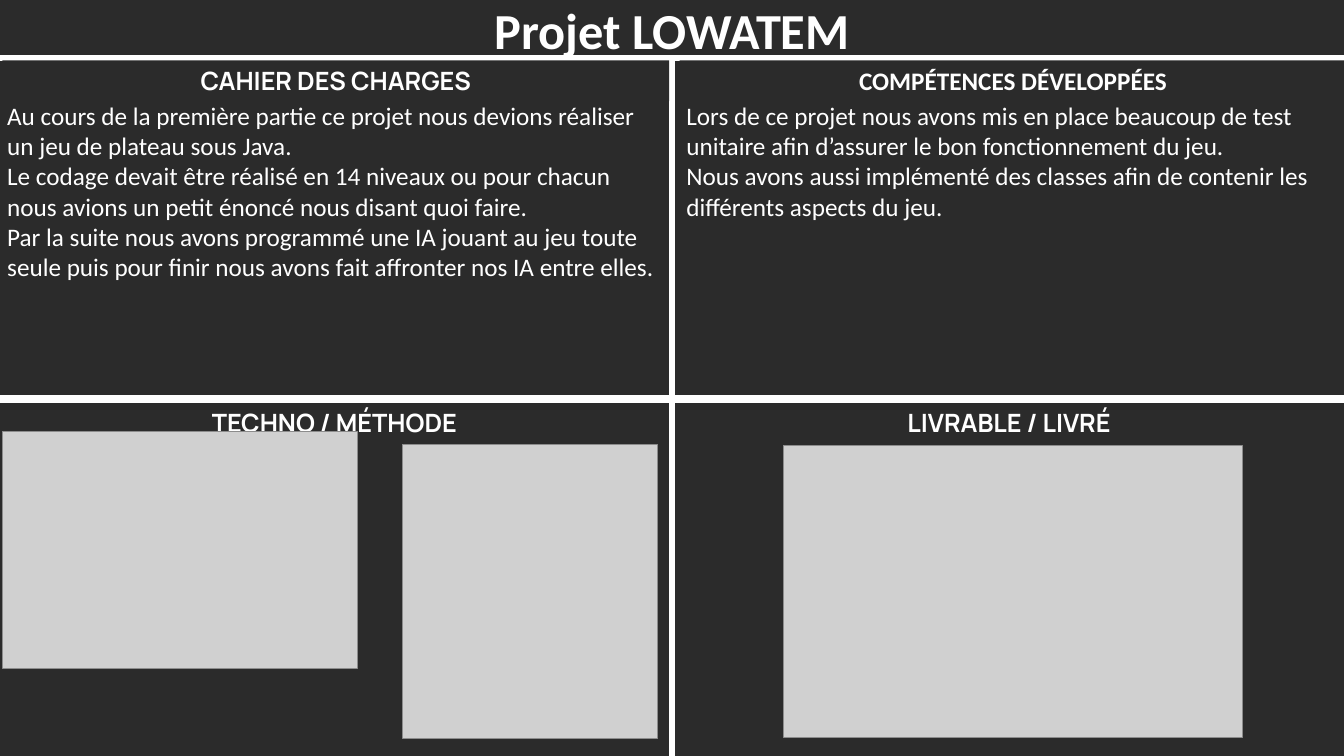
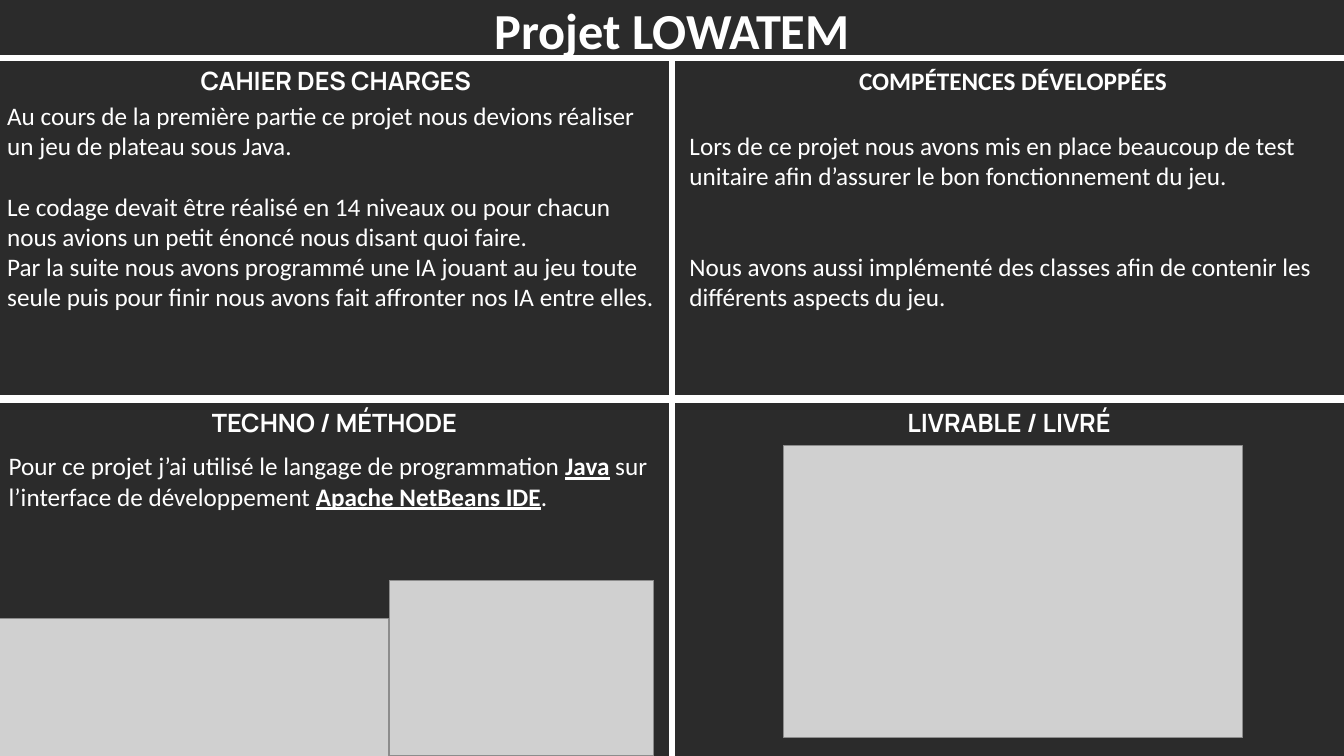
Before and after one commit to EdouardSence/portfolio, a slide deck: slide 1 of RETEX/projet lowatem.pptx. Drawn at 1344x756 pixels with LibreOffice and Linux fonts; fonts in the diff are those of the drawing; grey boxes stand for pictures; background and template pictures are left out; a plain dark background stands for a picture behind light text. Boxes give left, top, right and bottom in pixels: in the first picture for what was removed or moved away, otherwise in the second. Text is boxed around its words. In the diff, an @@ line names an element or a change of style, - is before the commit and + after.

Commit message:
projet poste

```diff
--- a/RETEX/projet lowatem.pptx
+++ b/RETEX/projet lowatem.pptx
@@ text "Au cours de la première ..." rewrapped from [7, 107, 653, 280] to [7, 107, 653, 310] @@
@@ text "Lors de ce projet nous ..." rewrapped from [686, 107, 1307, 221] to [689, 137, 1310, 311] @@
@@ picture removed at [2, 432, 357, 668] @@
@@ picture removed at [403, 445, 658, 739] @@
@@ text added at [9, 457, 647, 510], 18 pt, text #FFFFFF @@
+Pour ce projet j’ai utilisé le langage de programmation Java sur l’interface de développement Apache NetBeans IDE.
@@ picture added at [390, 581, 654, 756] @@
@@ picture added at [0, 619, 388, 756] @@
```
Also in this commit, not shown: 1 other file.
